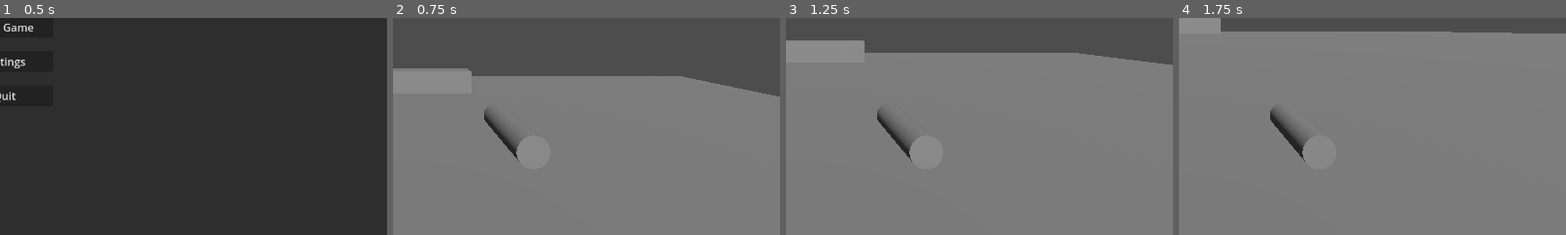
Above: before the commit, frames 1-4 (left to right).
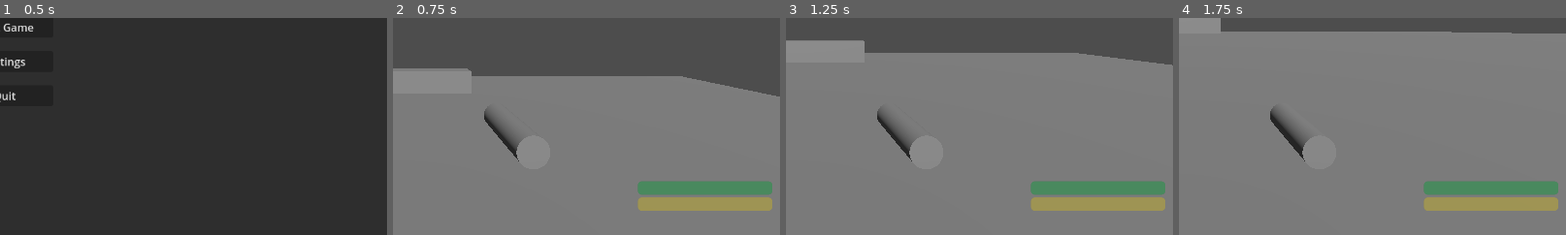
Above: after the commit, the same moments.

Repository: joshuanathanjavier/Glair
Game: Godot game, scene res://main_menu.tscn
The game is run twice, just before and just after one commit, with the same random seed, the same clock (stepped at 60 frames per second) and the same inputs.
Inputs (mouse positions are % of the whole screen's width and height, from its top left):
- Up to frame 1 (0.5 s): no input
- Up to frame 2 (0.75 s): click "Start Game" at 0.5 s
- Up to frame 3 (1.25 s): no input
- Up to frame 4 (1.75 s): move the mouse to (55, 50) at 1.27 s; hold W (move_forward) from 1.28 s (still down); hold Ctrl (crouch) from 1.28 s (still down); tap Space (jump) at 1.52 s; tap Shift (run) at 1.55 s
The pictures show only the part of the screen within x 49-99%, y 50-100%; the shares and areas given below are measured in that part.

Frame 1 is identical in both runs. In frame 2, 4.2% of the frame differs, in the area x 63-98%, y 75-89%; in frame 3, 4.2%; in frame 4, 4.2%.

Commit message:
🐛 fix(player): improve UI bar updates and flashlight battery logic
- Add null checks before updating stamina and flashlight bars to prevent errors
- Change bar types from TextureProgressBar to ProgressBar for compatibility
- Implement flashlight battery drain and auto turn-off when depleted
- Refine sprint logic to require movement and stamina > 0
- Only recover stamina when run key is not pressed
- Adjust HUD and MarginContainer anchors, offsets, and layout for better UI positioning in player.tscn
- Set mouse_filter properties for UI nodes to improve input handling

Diff:
--- a/player.gd
+++ b/player.gd
@@ -31,8 +31,8 @@
 @onready var camera: Camera3D = $Camera3D
 @onready var flashlight = $Camera3D/Flashlight
 @onready var pause_menu = $"../UI/PauseMenu"
-@onready var stamina_bar: TextureProgressBar = $UI/HUD/MarginContainer/VBoxContainer/StaminaBar
-@onready var flashlight_bar: TextureProgressBar = $UI/HUD/MarginContainer/VBoxContainer/FlashlightBar
+@onready var stamina_bar: ProgressBar = $UI/HUD/MarginContainer/VBoxContainer/StaminaBar
+@onready var flashlight_bar: ProgressBar = $UI/HUD/MarginContainer/VBoxContainer/FlashlightBar
 
 # --- Initialization ---
 func _ready() -> void:
@@ -54,13 +54,22 @@
 	var right = transform.basis.x
 
 	# Update UI bars
-	stamina_bar.value = stamina / max_stamina * 100.0
-	flashlight_bar.value = flashlight_battery / max_flashlight_battery * 100.0
+	if stamina_bar:
+		stamina_bar.value = stamina / max_stamina * 100.0
+	if flashlight_bar:
+		flashlight_bar.value = flashlight_battery / max_flashlight_battery * 100.0
 
 	# Flashlight Input
 	if Input.is_action_just_pressed("flashlight_toggle"):
 		flashlight_on = !flashlight_on
 		flashlight.visible = flashlight_on
+
+	# Flashlight battery drain
+	if flashlight_on:
+		flashlight_battery = max(0.0, flashlight_battery - delta * 5.0) # drains at 5 units per second
+		if flashlight_battery == 0.0:
+			flashlight_on = false
+			flashlight.visible = false
 
 	# Movement input
 	if Input.is_action_pressed("move_forward"):
@@ -92,7 +101,7 @@
 	camera.position.y = lerp(camera.position.y, target_camera_y, 10 * delta)
 
 	# Sprint and stamina logic
-	is_sprinting = Input.is_action_pressed("run") and not is_crouching and stamina > 0.1
+	is_sprinting = Input.is_action_pressed("run") and not is_crouching and stamina > 0.0 and direction != Vector3.ZERO
 
 	var speed = move_speed
 	if is_crouching:
@@ -100,7 +109,7 @@
 	if is_sprinting:
 		speed *= sprint_multiplier
 		stamina = max(0.0, stamina - stamina_depletion_rate * delta)
-	else:
+	elif not Input.is_action_pressed("run"):
 		stamina = min(max_stamina, stamina + stamina_recovery_rate * delta)
 
 	# Apply movement
--- a/player.tscn
+++ b/player.tscn
@@ -37,21 +37,46 @@
 
 [node name="HUD" type="Control" parent="UI"]
 layout_mode = 3
-anchors_preset = 0
+anchors_preset = 15
+anchor_right = 1.0
+anchor_bottom = 1.0
+grow_horizontal = 2
+grow_vertical = 2
+mouse_filter = 2
 
 [node name="MarginContainer" type="MarginContainer" parent="UI/HUD"]
-layout_mode = 0
-offset_right = 40.0
-offset_bottom = 40.0
-pivot_offset = Vector2(20, 20)
+layout_mode = 1
+anchors_preset = 3
+anchor_left = 1.0
+anchor_top = 1.0
+anchor_right = 1.0
+anchor_bottom = 1.0
+offset_left = -220.0
+offset_top = -80.0
+offset_right = -20.0
+offset_bottom = -20.0
+grow_horizontal = 0
+grow_vertical = 0
+mouse_filter = 2
 
 [node name="VBoxContainer" type="VBoxContainer" parent="UI/HUD/MarginContainer"]
 layout_mode = 2
+mouse_filter = 2
 
-[node name="StaminaBar" type="TextureProgressBar" parent="UI/HUD/MarginContainer/VBoxContainer"]
+[node name="StaminaBar" type="ProgressBar" parent="UI/HUD/MarginContainer/VBoxContainer"]
+modulate = Color(0.2, 0.8, 0.4, 1)
+custom_minimum_size = Vector2(200, 20)
 layout_mode = 2
-tint_progress = Color(2.64719e-06, 0.63214, 0.44445, 1)
+value = 100.0
+fill_mode = 0
+show_percentage = false
+mouse_filter = 2
 
-[node name="FlashlightBar" type="TextureProgressBar" parent="UI/HUD/MarginContainer/VBoxContainer"]
+[node name="FlashlightBar" type="ProgressBar" parent="UI/HUD/MarginContainer/VBoxContainer"]
+modulate = Color(1, 0.9, 0.3, 1)
+custom_minimum_size = Vector2(200, 20)
 layout_mode = 2
-tint_progress = Color(0.996078, 0.917647, 0.345098, 1)
+value = 100.0
+fill_mode = 0
+show_percentage = false
+mouse_filter = 2
